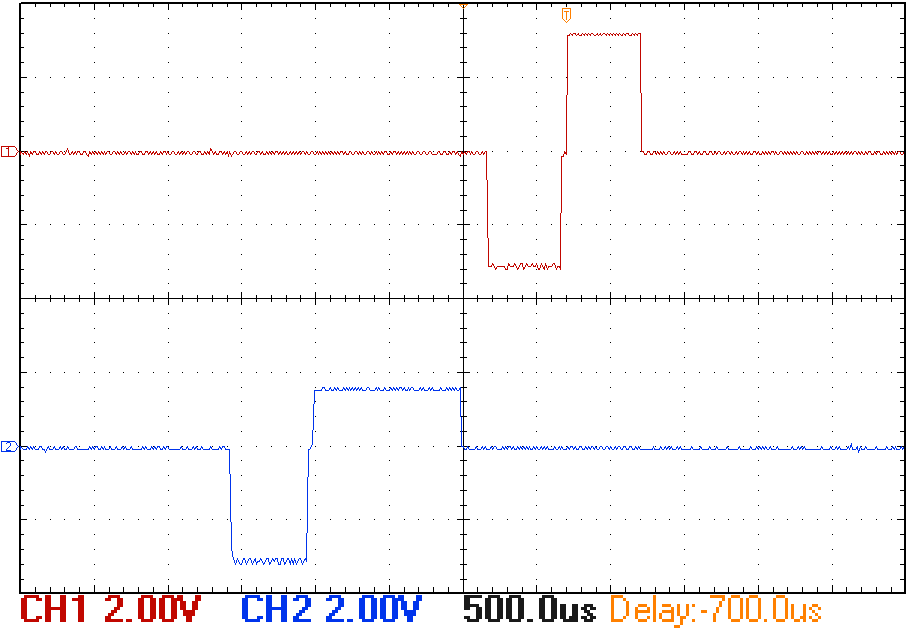
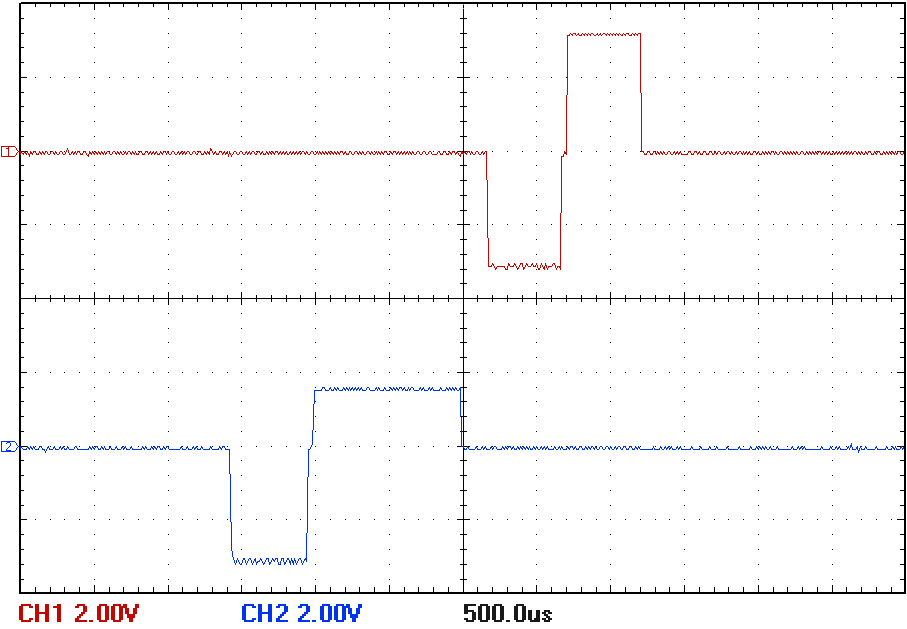
Layered file, before and after one edit (907 x 629). Changes by layer:
removed layer "Delay" over left=611, top=595, right=821, bottom=628
added layer "Time #1" above "Time" over left=464, top=604, right=552, bottom=622
painted on "Time" over left=464, top=595, right=596, bottom=622
added layer "CH1 #1" above "CH1" over left=19, top=604, right=139, bottom=622
painted on "CH1" over left=21, top=595, right=201, bottom=622
added layer "CH2 #1" above "CH2" over left=242, top=604, right=362, bottom=622
painted on "CH2" over left=242, top=595, right=422, bottom=622
painted on "asymmetric_channels_2_cropped.bmp" over left=459, top=4, right=571, bottom=23
